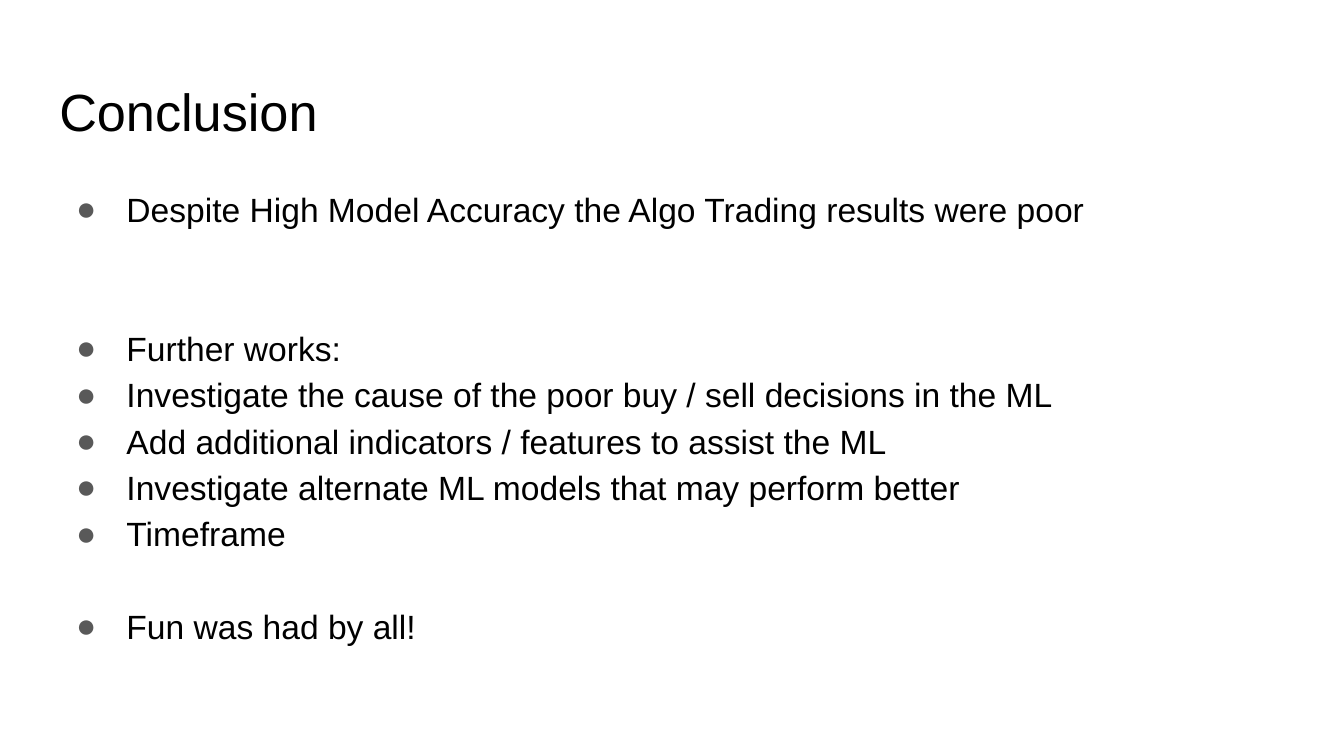
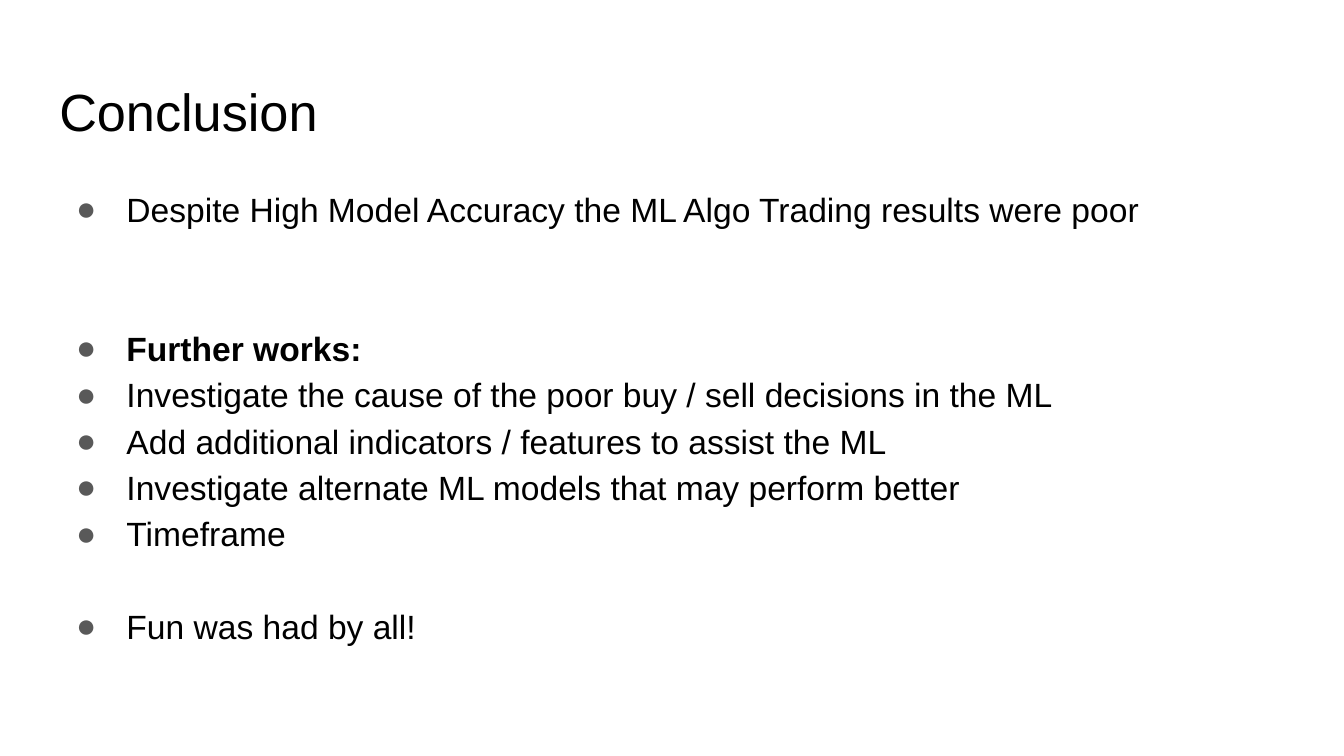
Before and after one commit to TRU-K/BCS-Project-2, a slide deck: slide 6 of Group 5 Presentation.pptx. Drawn at 1344x756 pixels with LibreOffice and Linux fonts; fonts in the diff are those of the drawing; background and template pictures are left out. Boxes give left, top, right and bottom in pixels: in the first picture for what was removed or moved away, otherwise in the second. Text is boxed around its words. In the diff, an @@ line names an element or a change of style, - is before the commit and + after.

Commit message:
presentation update

```diff
--- a/Group 5 Presentation.pptx
+++ b/Group 5 Presentation.pptx
@@ text at [126,197,1138,228]: text changed @@
-● Despite High Model Accuracy the Algo Trading results were poor
+● Despite High Model Accuracy the ML Algo Trading results were poor
@@ text at [126,336,361,362]: bold on in "Further works:" @@
```
Also in this commit, not shown: 1 other slide changed.
